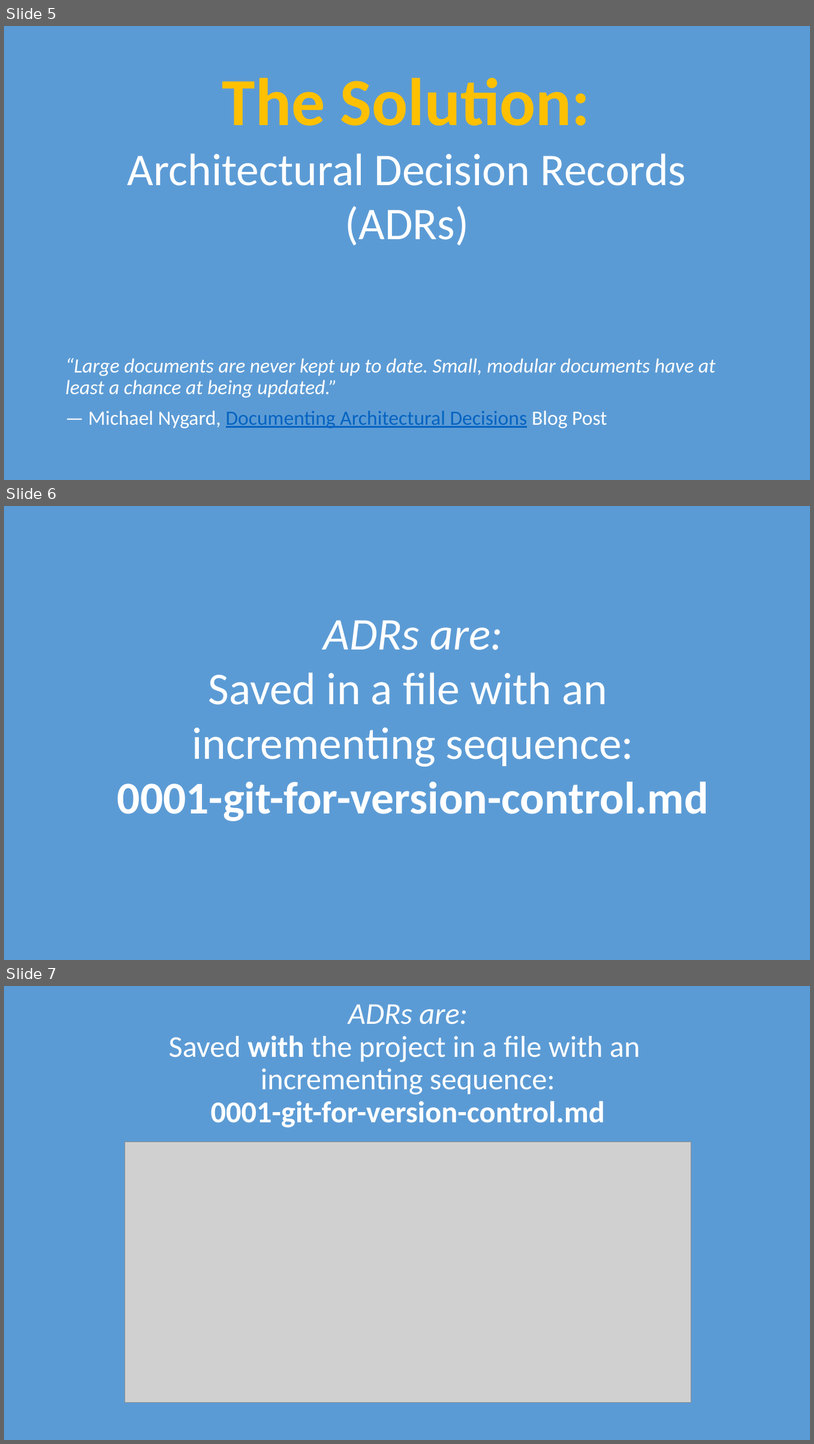
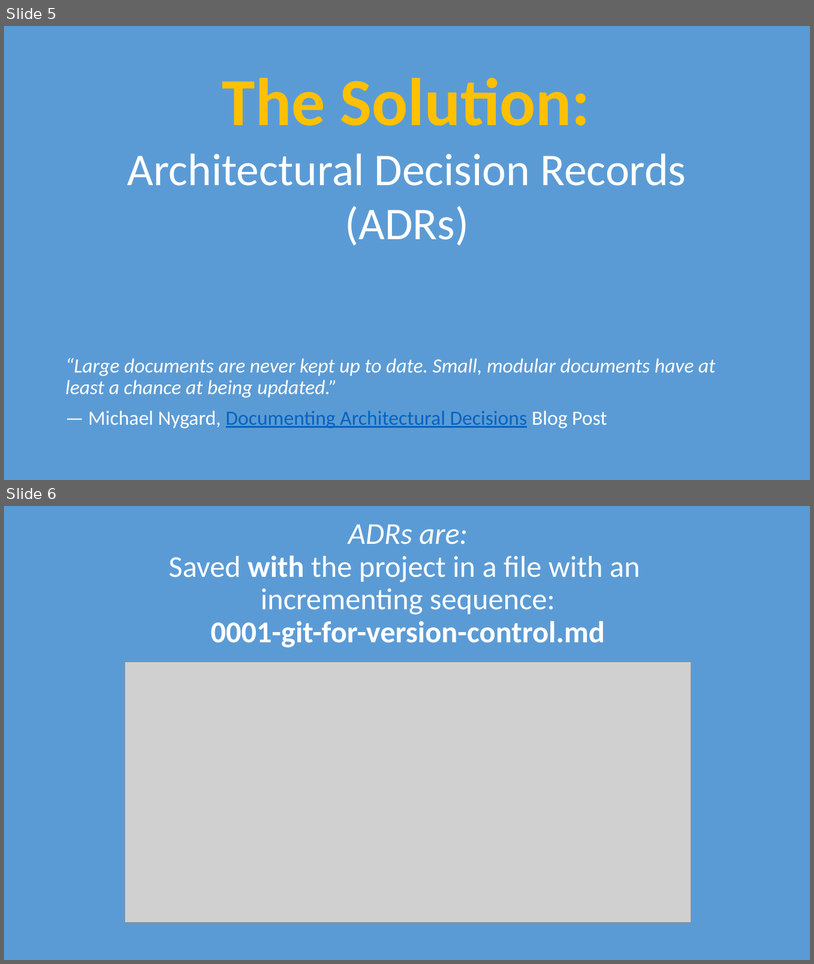
Before and after one commit to davidaayers/adr-talk-ignite, a slide deck: recording-architectural-decisions-ignite.pptx. Shown one above the other, each under a label of ours: slides 5, 6 and 7 before the commit, slides 5 and 6 after it. The pictures are 814x1444 and 814x964 pixels, drawn with LibreOffice and Linux fonts; fonts in the diff are those of the drawing; grey boxes stand for pictures. Boxes give left, top, right and bottom in pixels: in the first picture for what was removed or moved away, otherwise in the second. Text is boxed around its words. In the diff, an @@ line names an element or a change of style, - is before the commit and + after.

```diff
--- a/recording-architectural-decisions-ignite.pptx
+++ b/recording-architectural-decisions-ignite.pptx
@@ slide 6 removed at [4,506,810,960], background #5B9BD5 @@
@@ text removed at [117,620,709,821] @@
-ADRs are:
-Saved in a file with an
-incrementing sequence:
-0001-git-for-version-control.md
@@ what was slide 7 is now slide 6 @@
```
Also in this commit, not shown: 4 slides changed, 2 other files.
